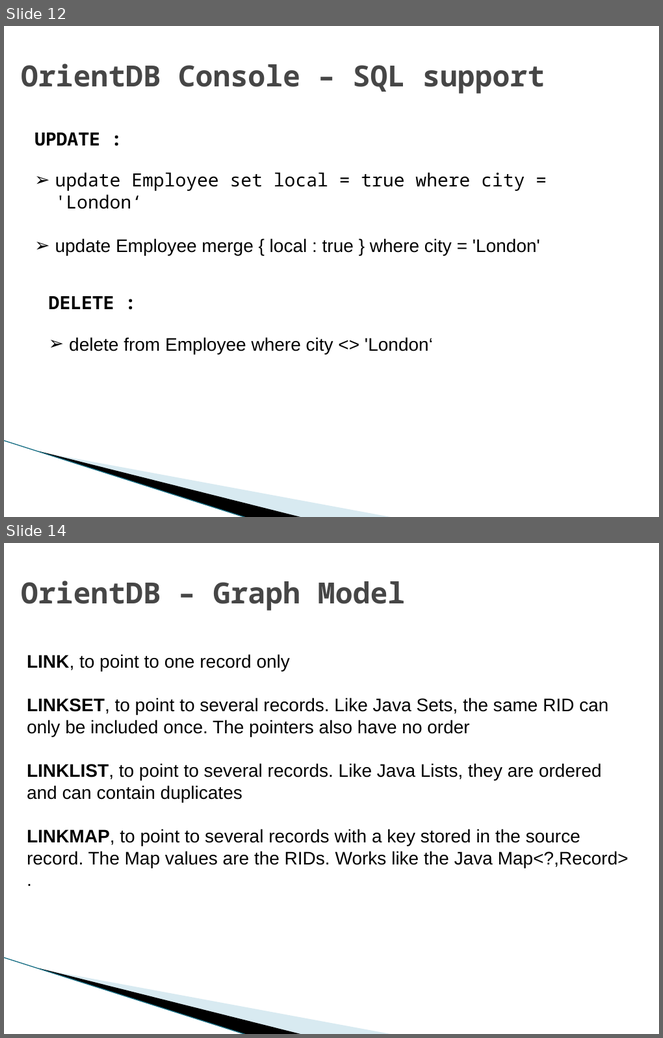
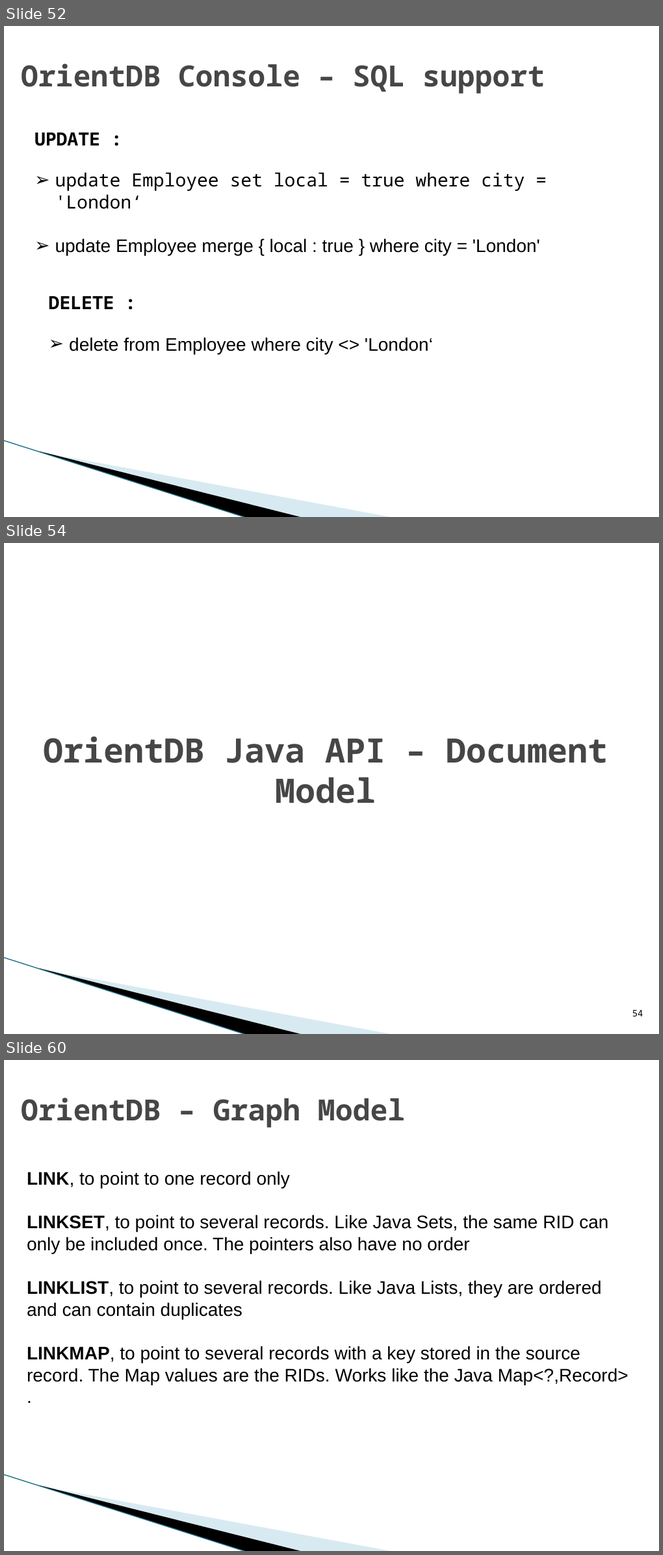
Before and after one commit to arunramkrish/bt_graphdb, a slide deck: presentations/2_OrientDB.pptx. Shown one above the other, each under a label of ours: slides 12 and 14 before the commit, slides 52, 54 and 60 after it; the slides between them are not shown. The pictures are 663x1038 and 663x1555 pixels, drawn with LibreOffice and Linux fonts; fonts in the diff are those of the drawing; background and template pictures are left out. Boxes give left, top, right and bottom in pixels: in the first picture for what was removed or moved away, otherwise in the second. Text is boxed around its words. In the diff, an @@ line names an element or a change of style, - is before the commit and + after.

Commit message:
updated with more orientdb slides and updated code base

```diff
--- a/presentations/2_OrientDB.pptx
+++ b/presentations/2_OrientDB.pptx
@@ slide 54 added at [4, 543, 659, 1034], background #FFFFFF; not listed: 3 template elements that a slide beside it also shows @@
@@ title added at [44, 737, 608, 804], 36.9 pt, text #464646, bold @@
+OrientDB Java API – Document Model
@@ page number added at [633, 1010, 644, 1017], 10 pt, text #000000 @@
+54
@@ what was slide 12 is now slide 52 @@
@@ what was slide 14 is now slide 60 @@
```
Also in this commit, not shown: 6 slides changed, 45 other slides added, 1 other file.
